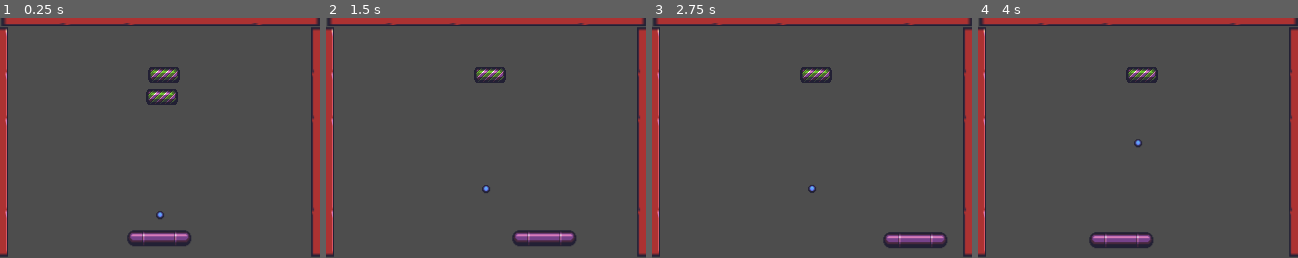
Above: before the commit, frames 1-4 (left to right).
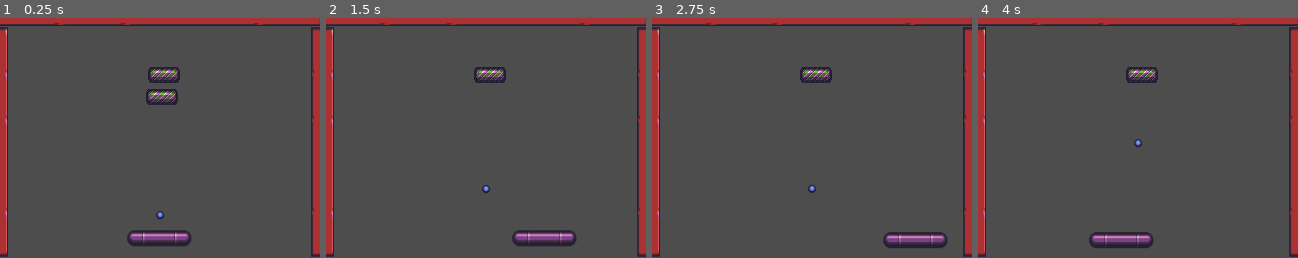
Above: after the commit, the same moments.

Repository: SamSamKDBX/casse-brique
Game: Godot game, scene res://main.tscn
Same seed, same stepped clock (60 frames per second), same inputs: the game is played once before the commit and once after it.
Inputs:
- Up to frame 1 (0.25 s): no input
- Up to frame 2 (1.5 s): tap Enter at 0.5 s; hold Right (p1_right) 0.53-1.28 s; tap Space at 1.25 s; hold Left (p1_left) from 1.28 s (still down)
- Up to frame 3 (2.75 s): release Left (p1_left) at 2.03 s; hold Right (p1_right) from 2.03 s (still down)
- Up to frame 4 (4 s): tap Enter at 3.5 s; release Right (p1_right) at 3.53 s; hold Left (p1_left) from 3.53 s (still down)

The runs differ from the first frame. In frame 1, 0.2% of the frame differs, in the area x 0-100%, y 0-4%; in frame 2, 0.2%; in frame 3, 0.2%; in frame 4, 0.2%.

Commit message:
réglage du mur du haut

Diff:
--- a/main.tscn
+++ b/main.tscn
@@ -16,6 +16,8 @@
 position = Vector2(160, 183)
 
 [node name="Wall" parent="." unique_id=1115099637 instance=ExtResource("3_h2yge")]
+position = Vector2(-9, 0)
+scale = Vector2(1.04, 1)
 
 [node name="Wall2" parent="." unique_id=662029129 instance=ExtResource("3_h2yge")]
 position = Vector2(-2.842171e-14, 8)
